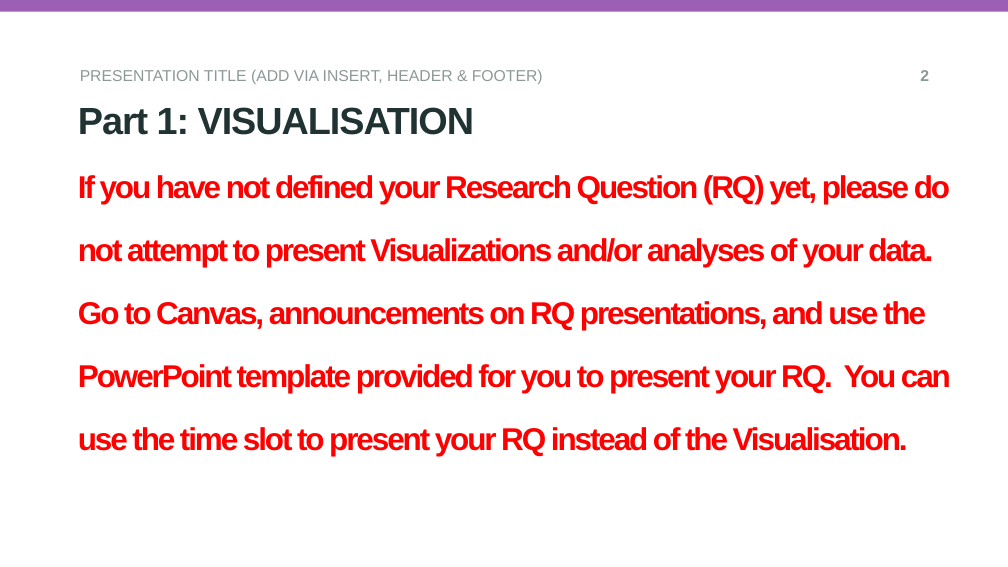
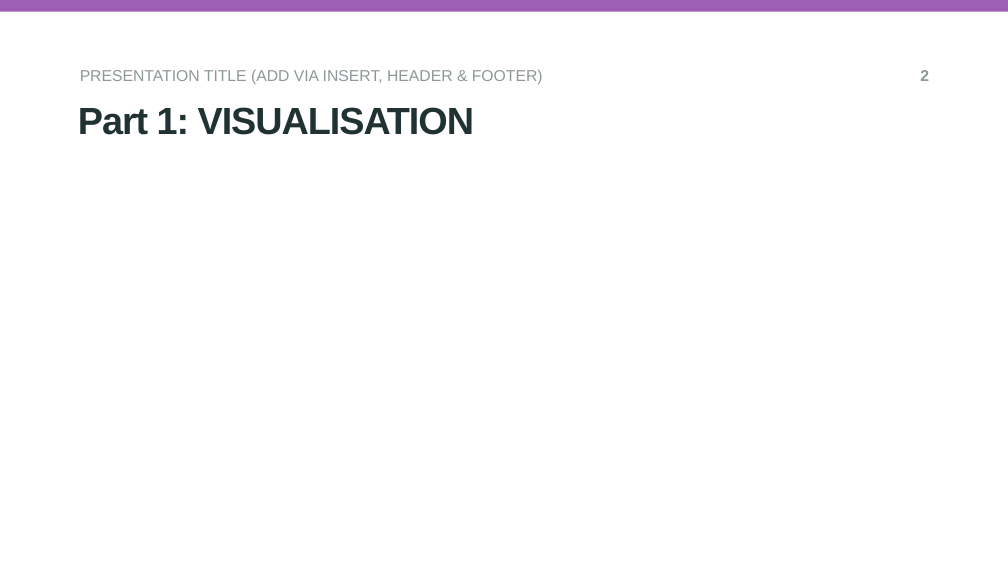
Before and after one commit to Killmonger501/GroupA5-LoanData-, a slide deck: slide 2 of vis_and_analysis_student_demo_template.pptx. Drawn at 1008x567 pixels with LibreOffice and Linux fonts; fonts in the diff are those of the drawing; background and template pictures are left out. Boxes give left, top, right and bottom in pixels: in the first picture for what was removed or moved away, otherwise in the second. Text is boxed around its words. In the diff, an @@ line names an element or a change of style, - is before the commit and + after.

```diff
--- a/vis_and_analysis_student_demo_template.pptx
+++ b/vis_and_analysis_student_demo_template.pptx
@@ title removed at [78,175,951,456] @@
-If you have not defined your Research Question (RQ) yet, please do not attempt to present Visualizations and/or analyses of your data. Go to Canvas, announcements on RQ presentations, and use the PowerPoint template provided for you to present your RQ. You can use the time slot to present your RQ instead of the Visualisation.
```
Also in this commit, not shown: 2 other slides changed, 1 slide added, 1 other file.
